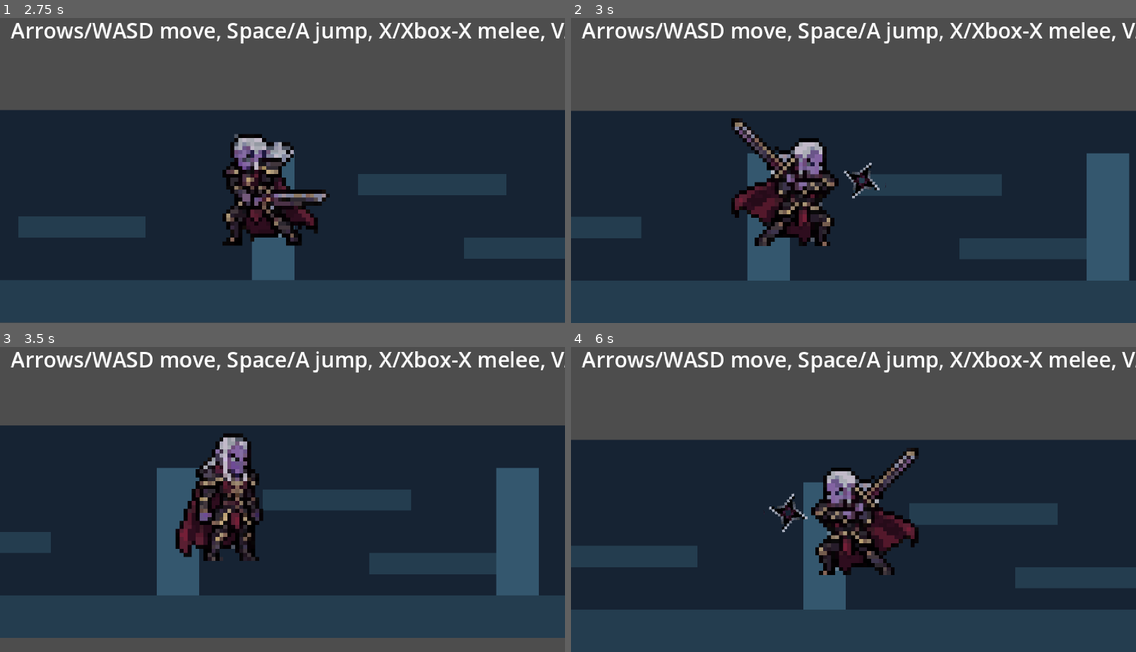
Above: before the commit, frames 1-4 (two rows, left to right).
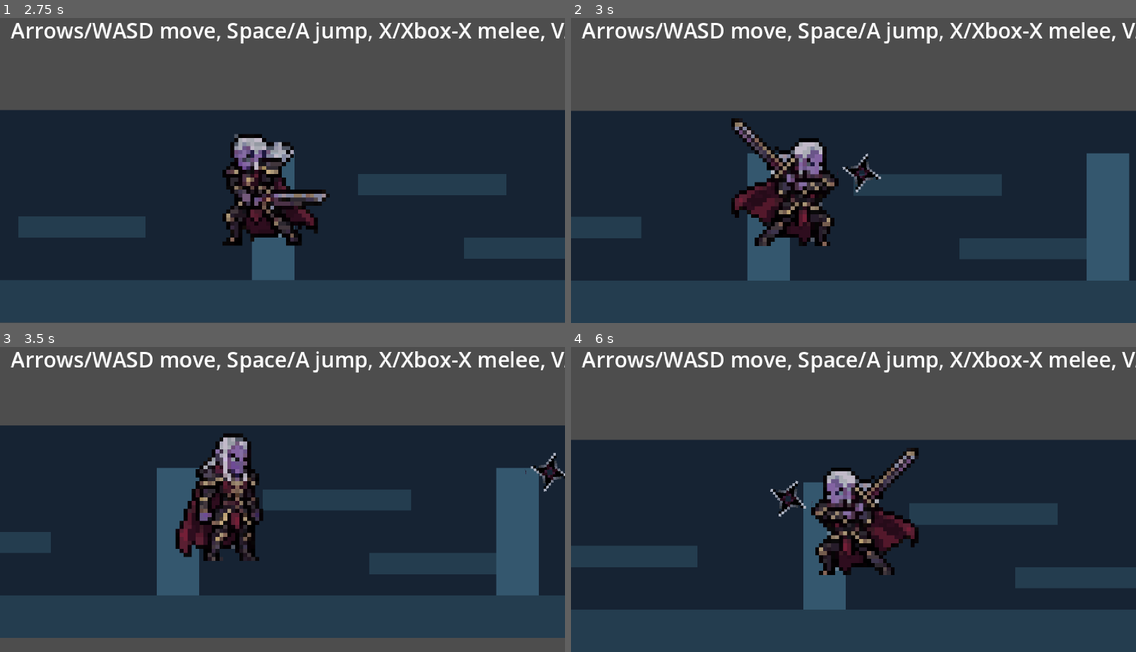
Above: after the commit, the same moments.

Repository: andrewgilliland/awash
Game: Godot game, scene res://scenes/main.tscn
Two runs of this game, one before a commit and one after it. Both use one fixed random seed, a clock stepped at 60 frames per second and the inputs below.
Inputs:
- Up to frame 1 (2.75 s): hold Right (move_right) 0.53-2.03 s; tap C (guard) at 0.6 s; tap Space (jump) at 0.77, 1.52 s; tap E (interact) at 1.35 s; hold Left (move_left) from 2.03 s (still down); hold X (melee_attack) from 2.03 s (still down)
- Up to frame 2 (3 s): release Left (move_left) at 2.78 s; release X (melee_attack) at 2.78 s; hold Right (move_right) from 2.78 s (still down); tap V (ranged_attack) at 2.85 s
- Up to frame 3 (3.5 s): keep holding Right (move_right); tap Space (jump) at 3.02 s
- Up to frame 4 (6 s): tap C (guard) at 3.6 s; tap Space (jump) at 3.77, 4.52 s; release Right (move_right) at 4.28 s; hold Left (move_left) 4.28-5.03 s; tap E (interact) at 4.35 s; hold Right (move_right) 5.03-5.78 s; hold X (melee_attack) 5.03-5.78 s; hold Left (move_left) from 5.78 s (still down); tap V (ranged_attack) at 5.85 s

Frame 1 is identical in both runs. In frame 2, 0.4% of the frame differs, in the area x 47-56%, y 44-60%; in frame 3, 0.3%; in frame 4, 0.5%, in the area x 35-43%, y 43-61%.

Commit message:
Tune projectile gravity to lighter arc

Diff:
--- a/scripts/player/player_projectile.gd
+++ b/scripts/player/player_projectile.gd
@@ -7,16 +7,20 @@
 @export var damage: int = 1
 @export var knockback: Vector2 = Vector2(95.0, -25.0)
 @export var spin_speed_degrees: float = 720.0
+@export var gravity_acceleration: float = 150.0
+@export var initial_vertical_velocity: float = -80.0
 
 var _direction: float = 1.0
 var _time_left: float = 0.0
 var _has_resolved_hit: bool = false
+var _vertical_velocity: float = 0.0
 
 @onready var _visual: Node2D = $Visual as Node2D
 
 
 func _ready() -> void:
 	_time_left = lifetime_seconds
+	_vertical_velocity = initial_vertical_velocity
 	if not body_entered.is_connected(_on_body_entered):
 		body_entered.connect(_on_body_entered)
 	if not area_entered.is_connected(_on_area_entered):
@@ -32,9 +36,10 @@
 		queue_free()
 		return
 
-	global_position += Vector2(speed * _direction * delta, 0.0)
+	_vertical_velocity += gravity_acceleration * delta
+	global_position += Vector2(speed * _direction * delta, _vertical_velocity * delta)
 	if _visual != null:
-		_visual.rotation -= deg_to_rad(spin_speed_degrees) * delta * _direction
+		_visual.rotation += deg_to_rad(spin_speed_degrees) * delta * _direction
 
 
 func initialize(direction_sign: float, source: Node = null) -> void:
